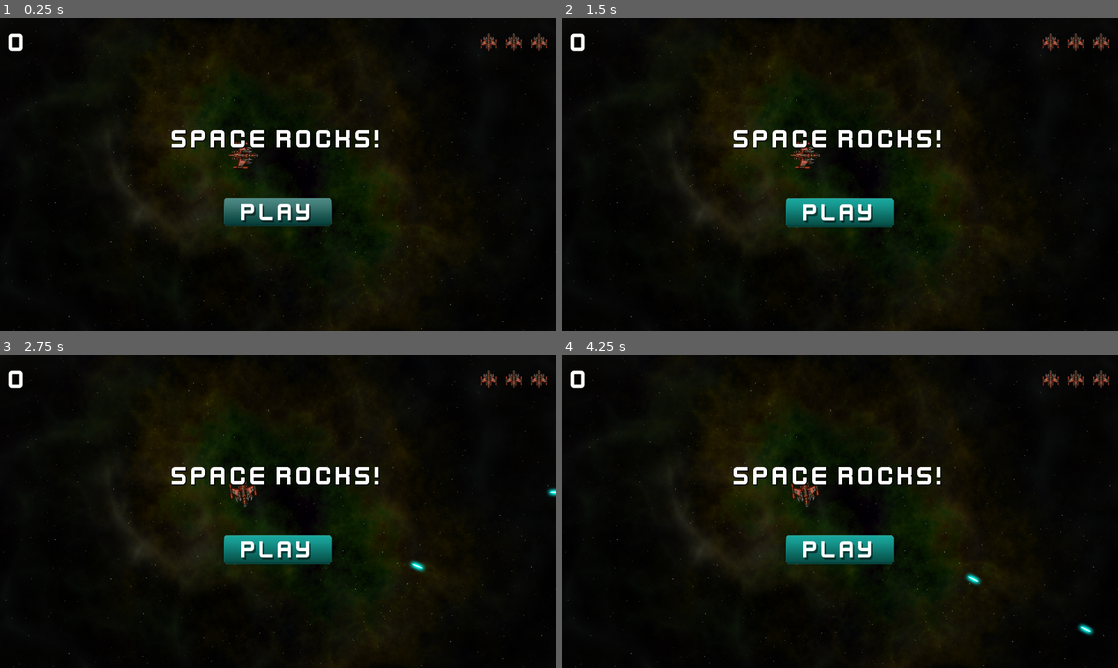
Above: before the commit, frames 1-4 (two rows, left to right).
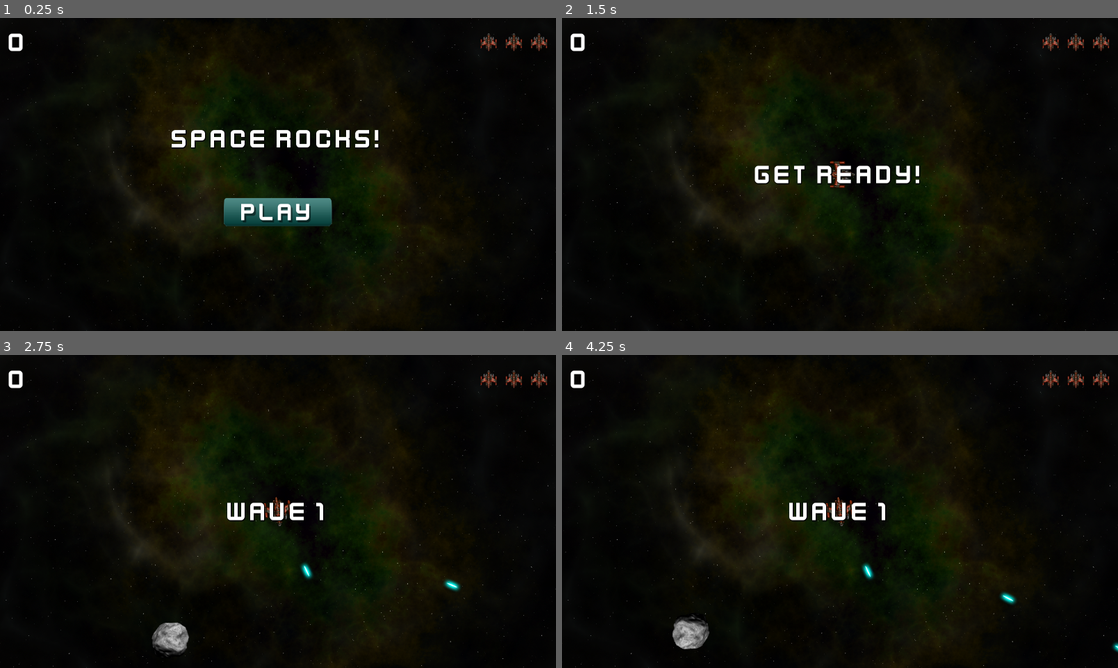
Above: after the commit, the same moments.

Repository: ulfben/space-rocks
Game: Godot game, scene res://main.tscn
Two runs of this game, one before a commit and one after it. Both use one fixed random seed, a clock stepped at 60 frames per second and the inputs below.
Inputs (mouse positions are in pixels of both pictures, inside the frame that each line leads up to):
- Up to frame 1 (0.25 s): no input
- Up to frame 2 (1.5 s): click (840, 212) at 0.5 s; click (840, 212) at 1.27 s
- Up to frame 3 (2.75 s): tap Enter at 2 s; hold D (rotate_right) from 2.03 s (still down); hold Space (shoot) from 2.03 s (still down)
- Up to frame 4 (4.25 s): release D (rotate_right) at 2.78 s; release Space (shoot) at 2.78 s; hold A (rotate_left) 2.78-3.53 s; tap Space (shoot) at 2.85 s; hold D (rotate_right) from 3.53 s (still down); hold Space (shoot) from 3.53 s (still down)

The runs differ from the first frame. In frame 1, 0.2% of the frame differs, in the area x 41-47%, y 39-49%; in frame 2, 4.0%; in frame 3, 4.4%; in frame 4, 4.5%, in the area x 19-100%, y 35-95%.
Error before the commit: Cannot call method 'get_children' on a null value. (res://hud.gd:3)

Commit message:
hooking up UI and fixing bugs

Diff:
--- a/hud.gd
+++ b/hud.gd
@@ -25,3 +25,7 @@
 func _on_timer_timeout() -> void:
 		message.hide()
 		message.text = ""
+
+func _on_start_button_pressed() -> void:
+	start_button.hide()
+	start_game.emit()
--- a/hud.tscn
+++ b/hud.tscn
@@ -22,11 +22,10 @@
 theme_override_constants/margin_right = 20
 theme_override_constants/margin_bottom = 20
 
-[node name="LivesCounter" type="HBoxContainer" parent="MarginContainer"]
+[node name="HBoxContainer" type="HBoxContainer" parent="MarginContainer"]
 layout_mode = 2
-theme_override_constants/separation = 20
 
-[node name="ScoreLabel" type="Label" parent="MarginContainer/LivesCounter"]
+[node name="ScoreLabel" type="Label" parent="MarginContainer/HBoxContainer"]
 layout_mode = 2
 size_flags_horizontal = 3
 theme_override_fonts/font = ExtResource("1_686p8")
@@ -34,17 +33,21 @@
 text = "0
 "
 
-[node name="L1" type="TextureRect" parent="MarginContainer/LivesCounter"]
+[node name="LivesCounter" type="HBoxContainer" parent="MarginContainer/HBoxContainer"]
+layout_mode = 2
+theme_override_constants/separation = 20
+
+[node name="L1" type="TextureRect" parent="MarginContainer/HBoxContainer/LivesCounter"]
 layout_mode = 2
 texture = ExtResource("2_7ocw1")
 stretch_mode = 5
 
-[node name="L2" type="TextureRect" parent="MarginContainer/LivesCounter"]
+[node name="L2" type="TextureRect" parent="MarginContainer/HBoxContainer/LivesCounter"]
 layout_mode = 2
 texture = ExtResource("2_7ocw1")
 stretch_mode = 5
 
-[node name="L3" type="TextureRect" parent="MarginContainer/LivesCounter"]
+[node name="L3" type="TextureRect" parent="MarginContainer/HBoxContainer/LivesCounter"]
 layout_mode = 2
 texture = ExtResource("2_7ocw1")
 stretch_mode = 5
@@ -76,3 +79,4 @@
 texture_hover = ExtResource("4_y4dfo")
 
 [connection signal="timeout" from="Timer" to="." method="_on_timer_timeout"]
+[connection signal="pressed" from="VBoxContainer/StartButton" to="." method="_on_start_button_pressed"]
--- a/main.tscn
+++ b/main.tscn
@@ -33,4 +33,5 @@
 
 [node name="HUD" parent="." instance=ExtResource("5_noiia")]
 
+[connection signal="lives_changed" from="Player" to="HUD" method="update_lives"]
 [connection signal="start_game" from="HUD" to="." method="new_game"]
--- a/player.gd
+++ b/player.gd
@@ -1,8 +1,13 @@
 extends RigidBody2D
+signal lives_changed
+signal dead
+
 @export var engine_power := 500
 @export var spin_power := 8000
 @export var bullet_scene : PackedScene
 @export var fire_rate := 0.25
+var reset_pos = false
+var lives = 0: set = set_lives
 var can_shoot := true
 var thrust := Vector2.ZERO
 var rotation_dir := 0.0
@@ -11,6 +16,20 @@
 var state := INIT
 var size := Vector2.ZERO
 var radius := 0.0
+
+func set_lives(value):
+	lives = value
+	lives_changed.emit(lives)
+	if(lives < 1):
+		change_state(DEAD)
+	else:
+		change_state(INVULNERABLE)
+
+func reset():
+	reset_pos = true
+	$Sprite2D.show()
+	lives = 3
+	change_state(ALIVE)
 
 func change_state(new_state):
 	match new_state:
@@ -25,6 +44,7 @@
 	state = new_state
 
 func _ready() -> void:
+	$Sprite2D.hide()
 	screensize = get_viewport_rect().size
 	size = Vector2(
 		$Sprite2D.texture.get_width(),
@@ -61,6 +81,10 @@
 	constant_torque = rotation_dir * spin_power
 
 func _integrate_forces(physics_state):
+	if reset_pos:
+		physics_state.transform.origin = screensize / 2
+		reset_pos = false
+		return
 
 	var xform = physics_state.transform
 	xform.origin.x = wrapf(xform.origin.x, -radius, screensize.x+radius)
